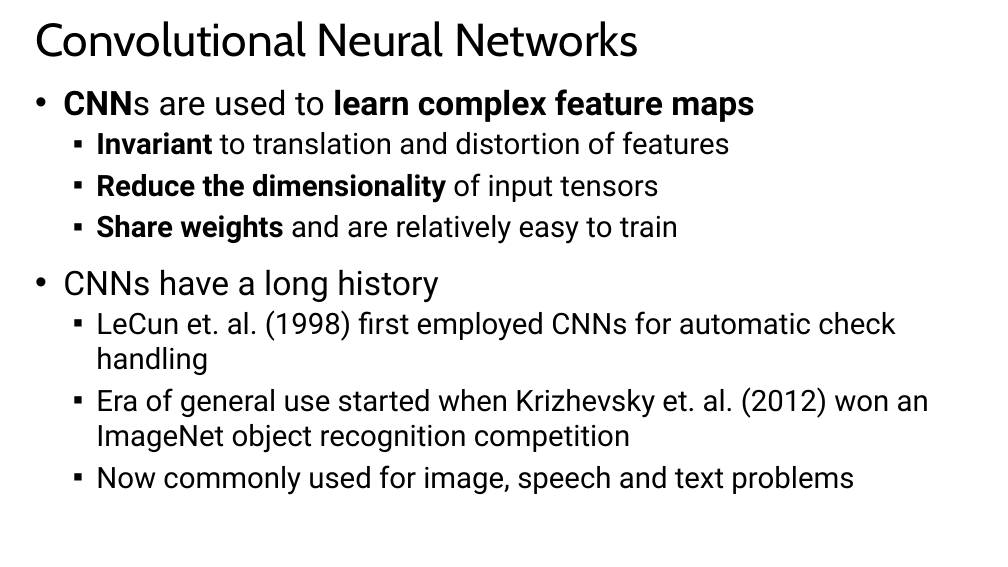
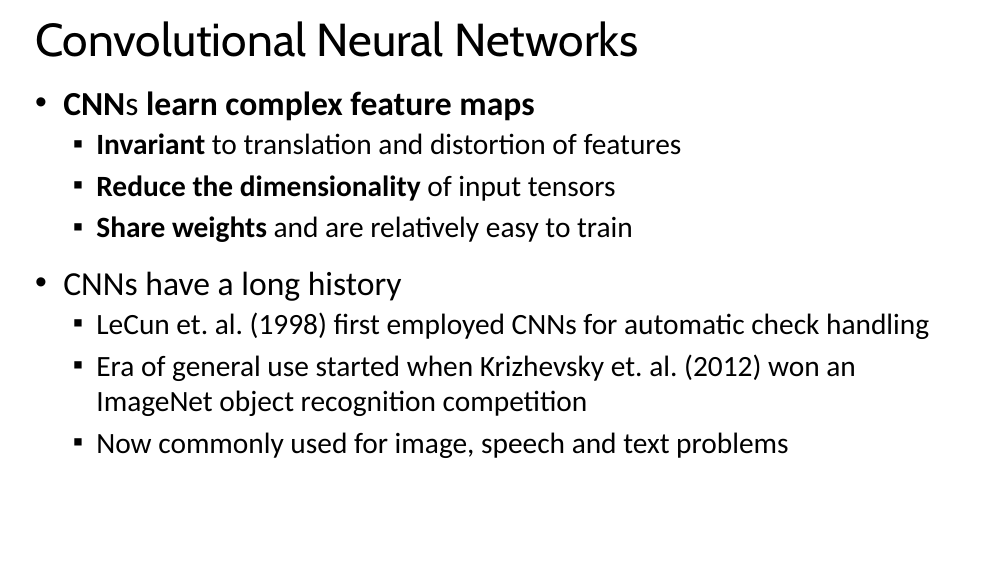
Before and after one commit to StephenElston/CSCI-E25, a slide deck: slide 3 of Slides/6_ConvolutionalNNs.pptx (slide 4 before the commit). Drawn at 1008x567 pixels with LibreOffice and Linux fonts; fonts in the diff are those of the drawing. Boxes give left, top, right and bottom in pixels: in the first picture for what was removed or moved away, otherwise in the second. Text is boxed around its words. In the diff, an @@ line names an element or a change of style, - is before the commit and + after.

```diff
--- a/Slides/6_ConvolutionalNNs.pptx
+++ b/Slides/6_ConvolutionalNNs.pptx
@@ text at <box>63,91,534,121</box>: text changed; font Roboto to Calibri @@
-• CNNs are used to learn complex feature maps
+• CNNs learn complex feature maps
@@ text at <box>63,133,929,458</box>: font Roboto to Calibri @@
```
Also in this commit, not shown: 11 other slides changed, 4 slides added, 1 other file.
